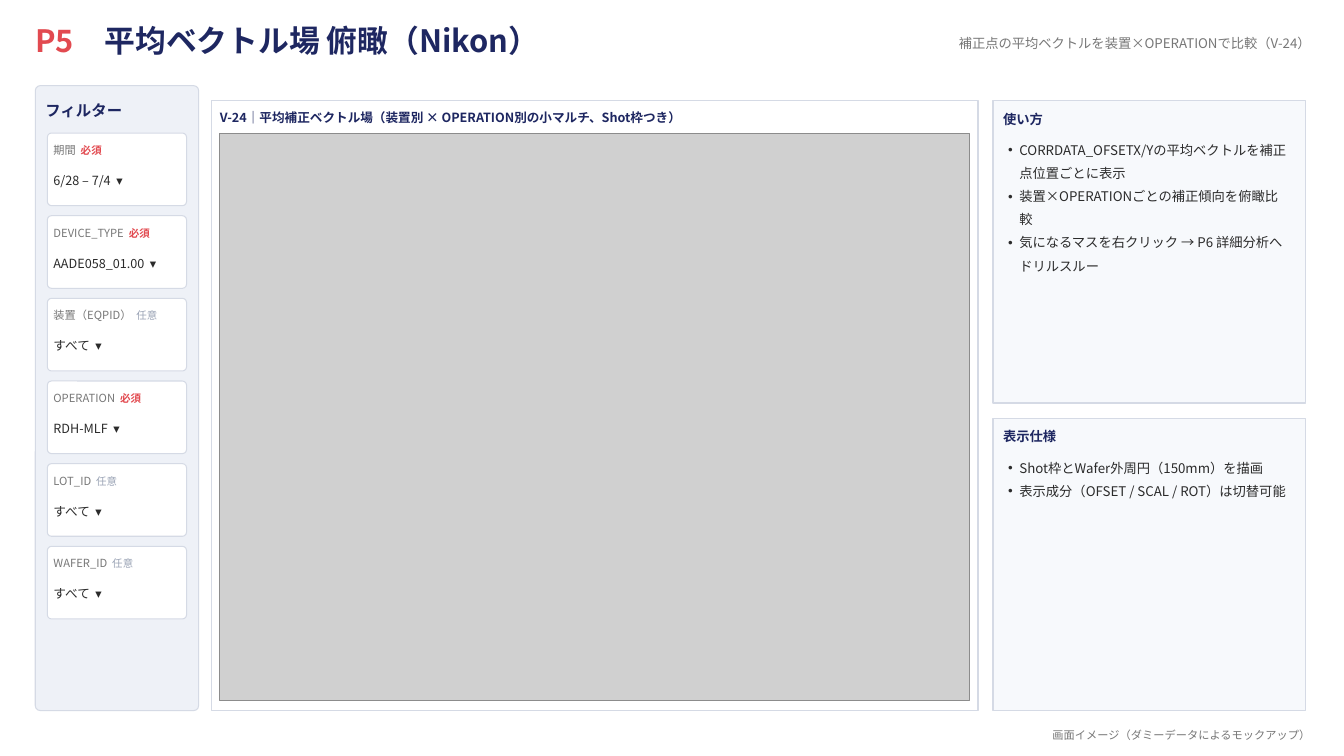
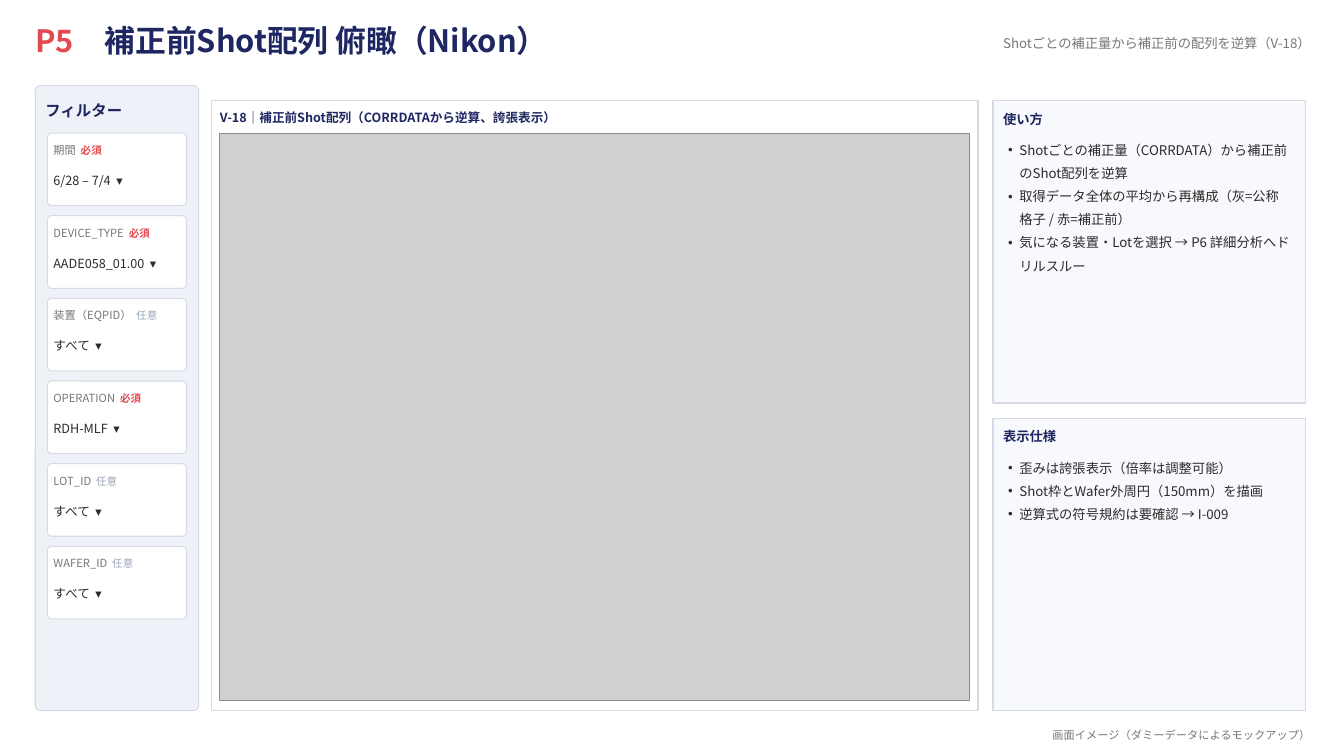
Before and after one commit to rsakamoto-0824/PowerBI_LithoBooster_DashBoard, a slide deck: slide 6 of dashboard_mockup.pptx. Drawn at 1344x756 pixels with LibreOffice and Linux fonts; fonts in the diff are those of the drawing; grey boxes stand for pictures. Boxes give left, top, right and bottom in pixels: in the first picture for what was removed or moved away, otherwise in the second. Text is boxed around its words. In the diff, an @@ line names an element or a change of style, - is before the commit and + after.

```diff
--- a/dashboard_mockup.pptx
+++ b/dashboard_mockup.pptx
@@ text at <box>35,25,548,55</box>: text changed @@
-P5 平均ベクトル場 俯瞰（Nikon）
+P5 補正前Shot配列 俯瞰（Nikon）
@@ text at <box>1003,37,1311,49</box>: text changed @@
-補正点の平均ベクトルを装置×OPERATIONで比較（V-24）
+Shotごとの補正量から補正前の配列を逆算（V-18）
@@ text at <box>220,111,556,123</box>: text changed @@
-V-24｜平均補正ベクトル場（装置別 × OPERATION別の小マルチ、Shot枠つき）
+V-18｜補正前Shot配列（CORRDATAから逆算、誇張表示）
@@ text at <box>1019,143,1290,272</box>: text changed @@
-• CORRDATA_OFSETX/Yの平均ベクトルを補正点位置ごとに表示
-• 装置×OPERATIONごとの補正傾向を俯瞰比較
-• 気になるマスを右クリック → P6 詳細分析へドリルスルー
+• Shotごとの補正量（CORRDATA）から補正前のShot配列を逆算
+• 取得データ全体の平均から再構成（灰=公称格子 / 赤=補正前）
+• 気になる装置・Lotを選択 → P6 詳細分析へドリルスルー
@@ text at <box>1019,462,1231,474</box>: paragraph added @@
+• 歪みは誇張表示（倍率は調整可能）
@@ text at <box>1019,508,1229,520</box>: text changed @@
-• 表示成分（OFSET / SCAL / ROT）は切替可能
+• 逆算式の符号規約は要確認 → I-009
```
Also in this commit, not shown: 7 other slides changed, 4 other files.
